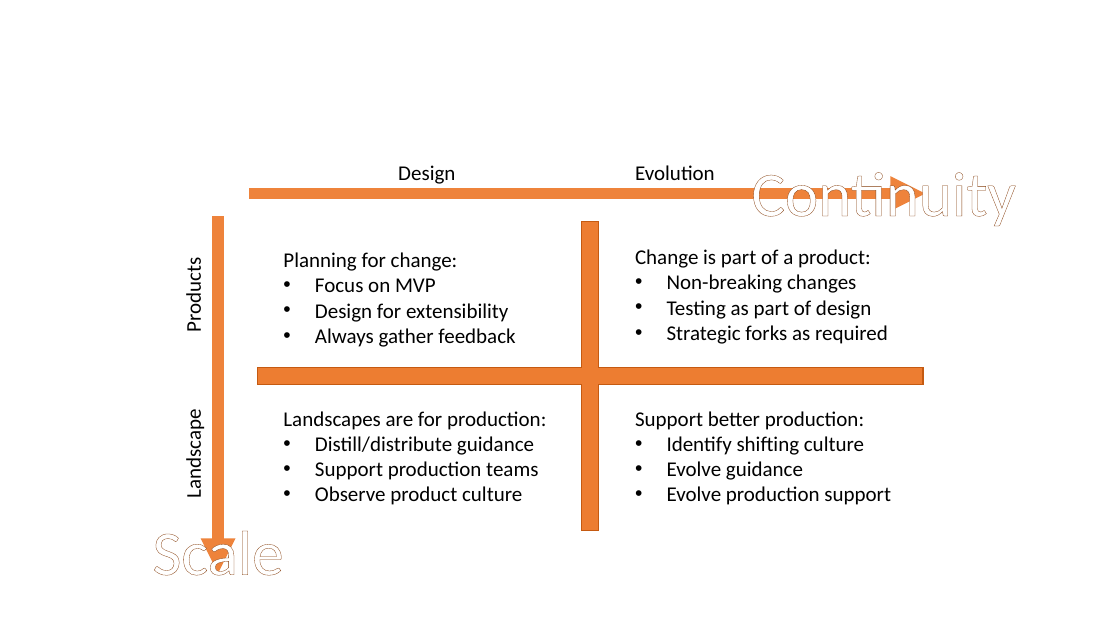
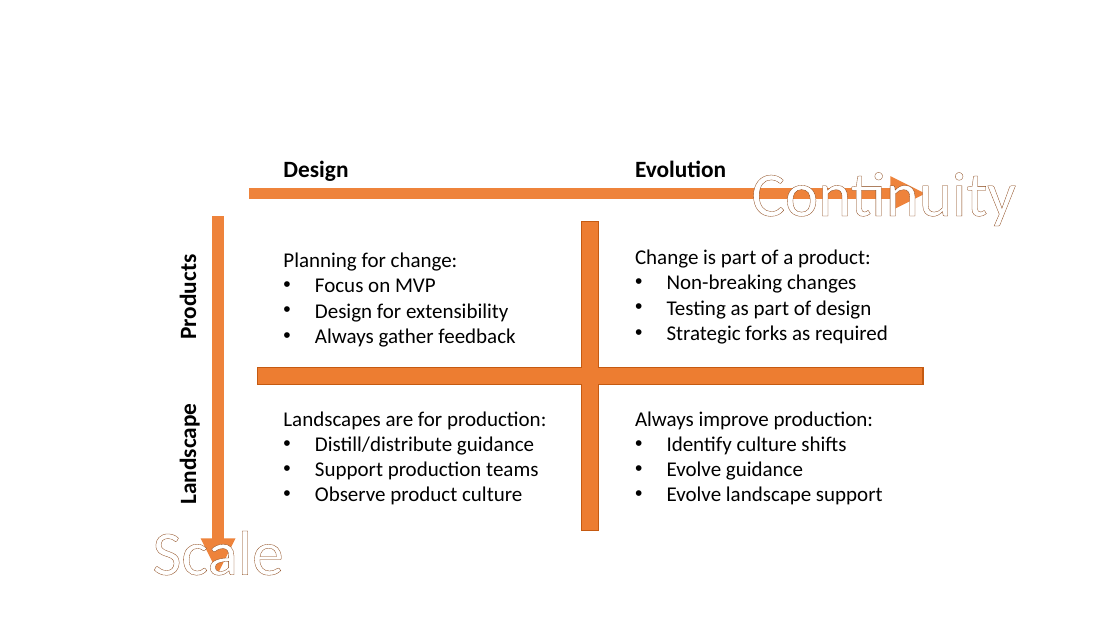
Before and after one commit to dret/lectures, a slide deck: slide 1 of oreilly-sa-2018/img/continuity-scale.pptx. Drawn at 1120x630 pixels with LibreOffice and Linux fonts; fonts in the diff are those of the drawing. Boxes give left, top, right and bottom in pixels: in the first picture for what was removed or moved away, otherwise in the second. Text is boxed around its words. In the diff, an @@ line names an element or a change of style, - is before the commit and + after.

```diff
--- a/oreilly-sa-2018/img/continuity-scale.pptx
+++ b/oreilly-sa-2018/img/continuity-scale.pptx
@@ size 18 to 20 pt, bold on in 4 elements at [174, 413, 202, 501], [174, 262, 202, 337], [635, 160, 726, 177], [283, 160, 348, 181] @@
@@ text "Design": place and size @@
-text "Design" at [398, 165, 455, 184]
+text "Design" at [283, 160, 348, 181]
@@ text "Products": place and size @@
-text "Products" at [181, 265, 207, 331]
+text "Products" at [174, 262, 202, 337]
@@ text "Landscape": place and size @@
-text "Landscape" at [181, 417, 207, 496]
+text "Landscape" at [174, 413, 202, 501]
@@ text at [635, 411, 873, 455]: text changed @@
-Support better production:
-• Identify shifting culture
+Always improve production:
+• Identify culture shifts
@@ text at [667, 486, 883, 505]: text changed @@
-• Evolve production support
+• Evolve landscape support
```
Also in this commit, not shown: 3 other files.
